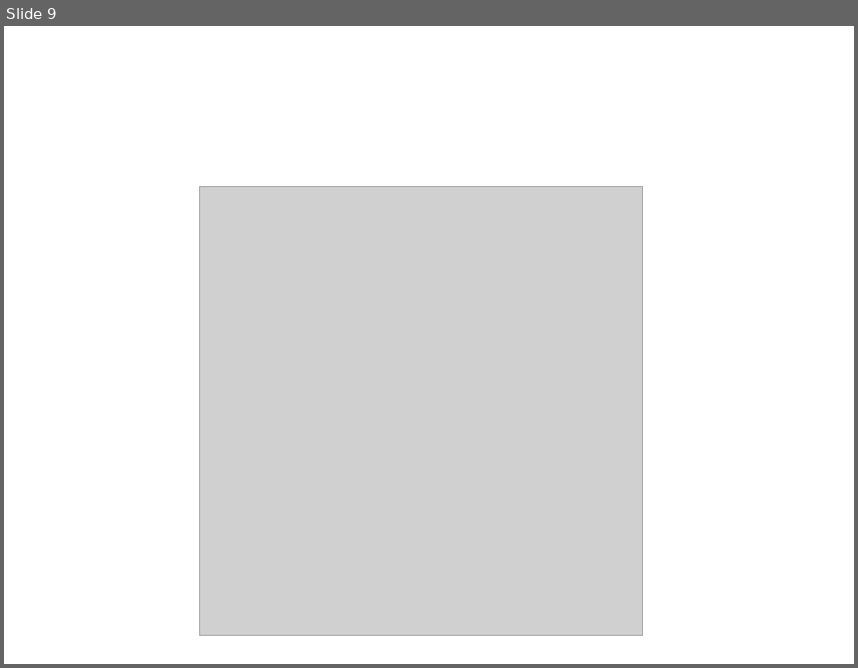
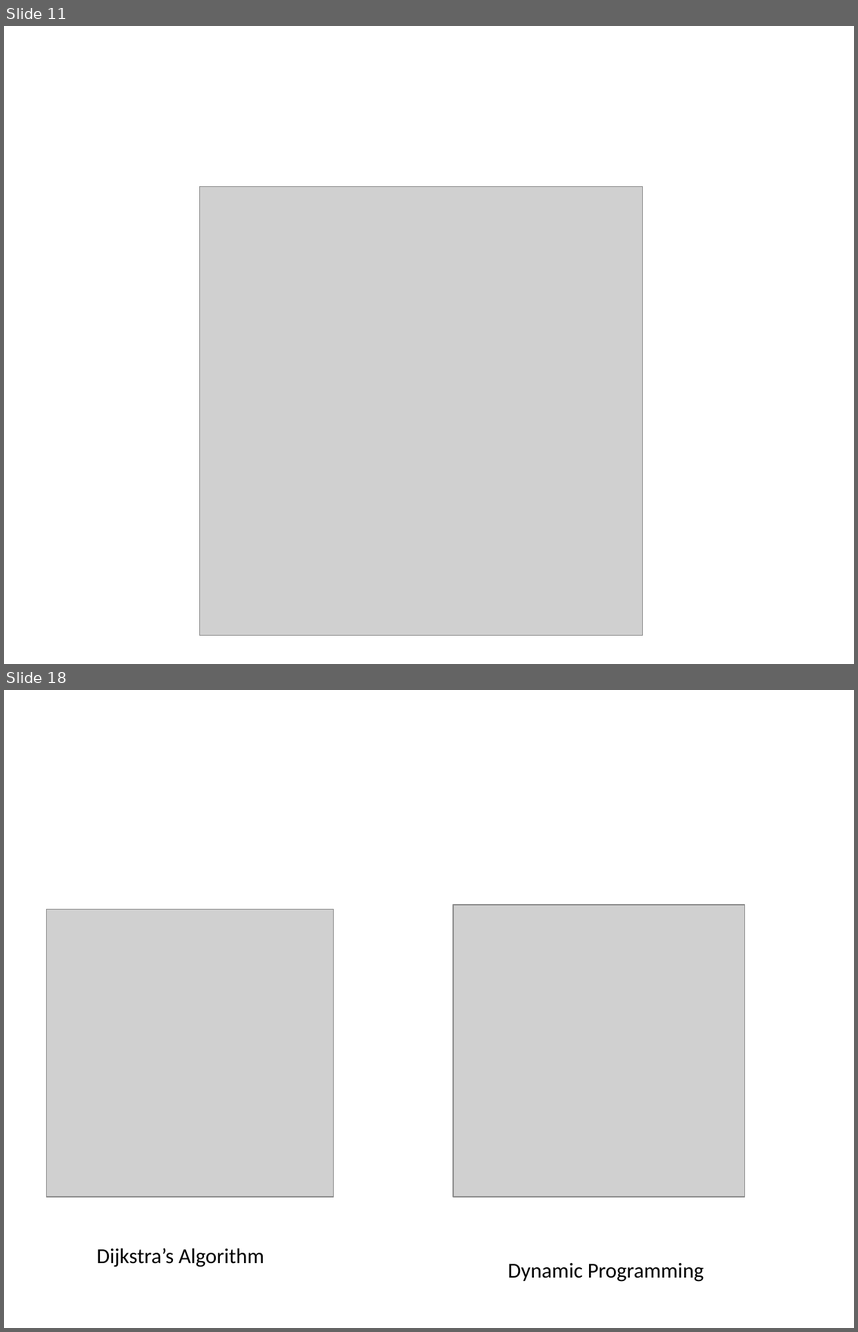
Before and after one commit to arank/seam-carving, a slide deck: seam-carving.pptx. Shown one above the other, each under a label of ours: slide 9 before the commit, slides 11 and 18 after it; the slides between them are not shown. The pictures are 858x668 and 858x1332 pixels, drawn with LibreOffice and Linux fonts; fonts in the diff are those of the drawing; grey boxes stand for pictures. Boxes give left, top, right and bottom in pixels: in the first picture for what was removed or moved away, otherwise in the second. Text is boxed around its words. In the diff, an @@ line names an element or a change of style, - is before the commit and + after.

```diff
--- a/seam-carving.pptx
+++ b/seam-carving.pptx
@@ slide 18 added at bbox=[4, 690, 854, 1328], background #FFFFFF @@
@@ picture added at bbox=[47, 909, 334, 1196] @@
@@ picture added at bbox=[452, 905, 744, 1196] @@
@@ text added at bbox=[96, 1248, 264, 1267], 18 pt, text #000000 @@
+Dijkstra’s Algorithm
@@ text added at bbox=[508, 1263, 704, 1281], 18 pt, text #000000 @@
+Dynamic Programming
@@ what was slide 9 is now slide 11 @@
```
Also in this commit, not shown: 8 other slides added, 1 slide removed, 6 other files.
